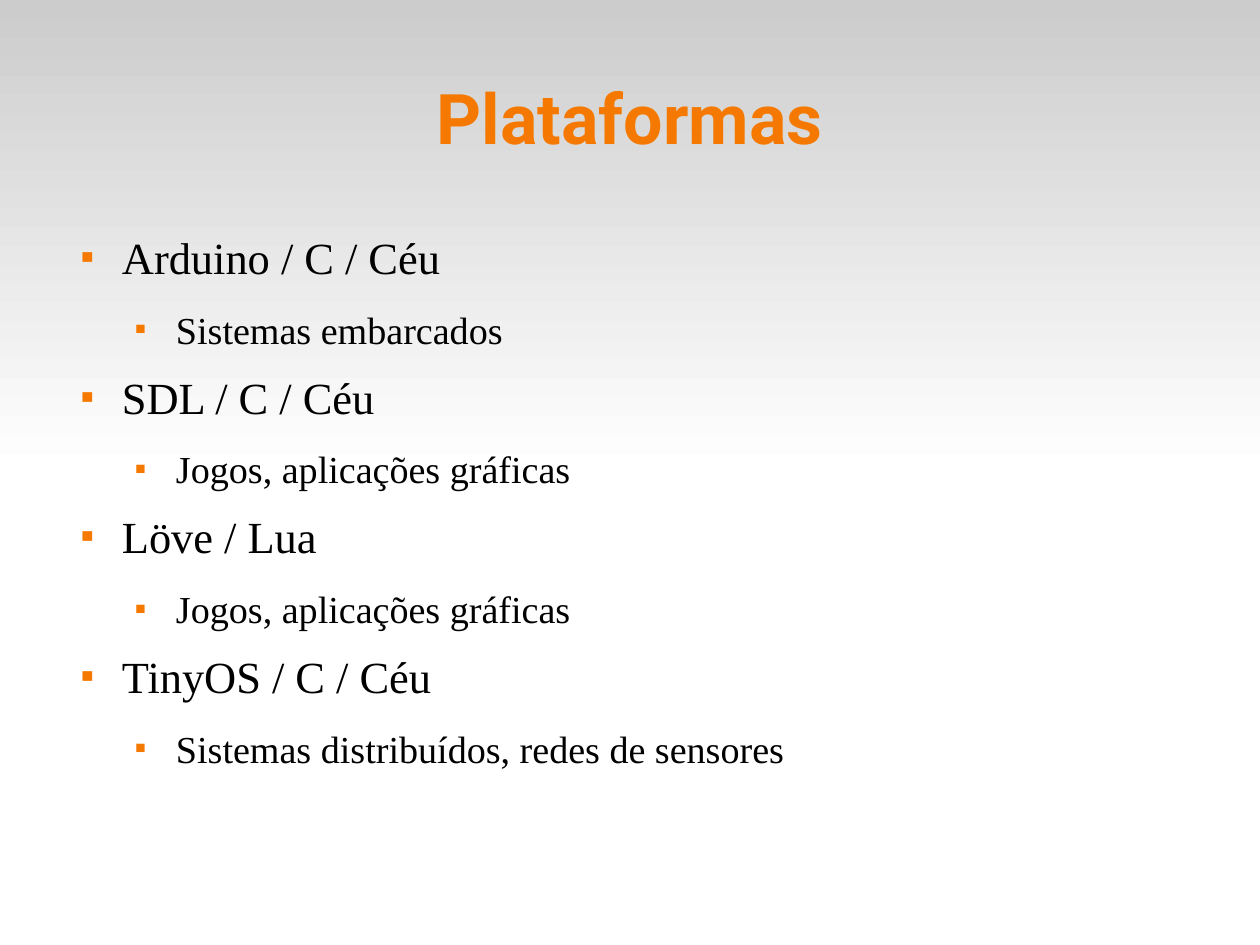
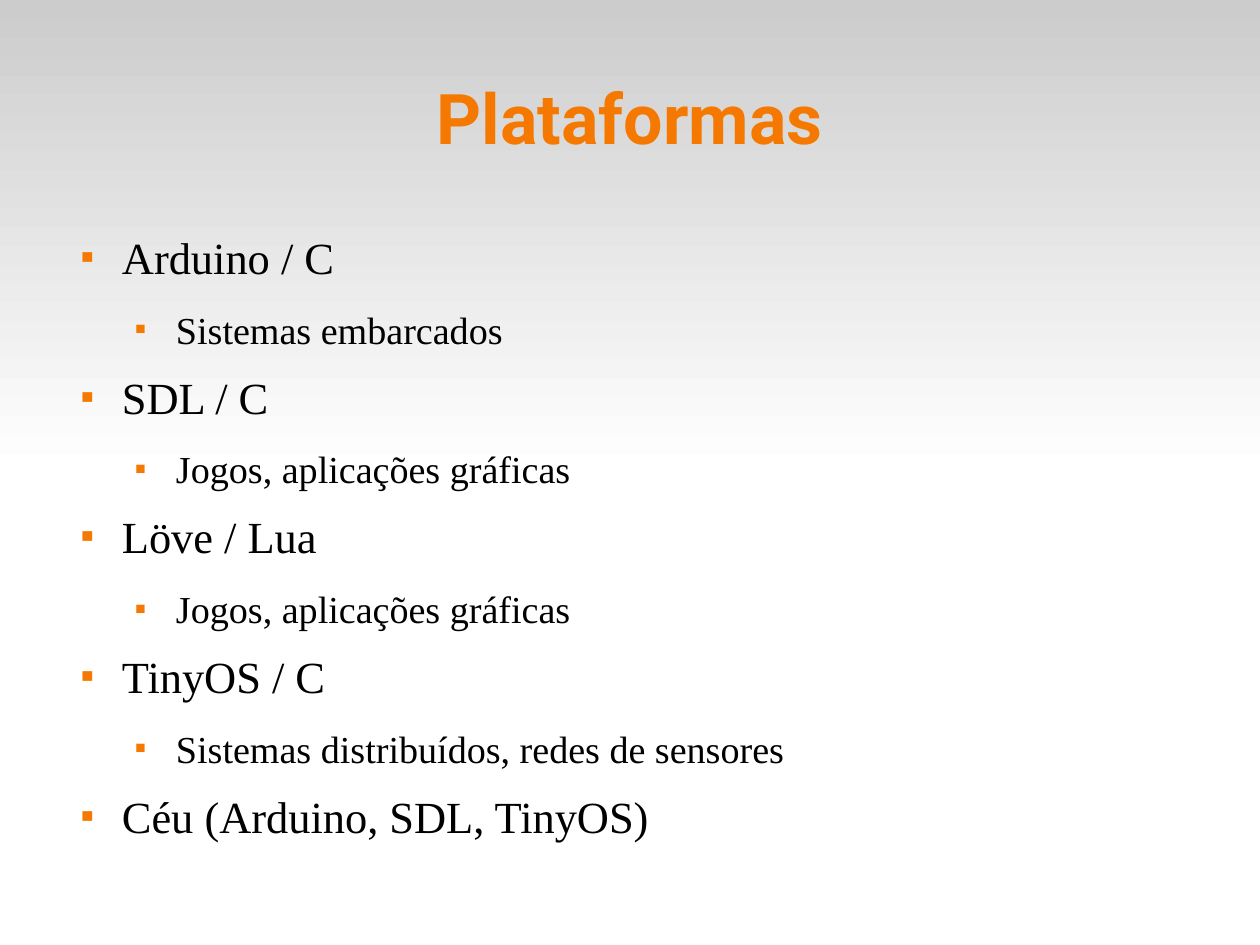
Before and after one commit to fsantanna-uerj/reativos, a slide deck: slide 5 of slides/00_intro.odp. Drawn at 1260x945 pixels with LibreOffice and Linux fonts; fonts in the diff are those of the drawing. Boxes give left, top, right and bottom in pixels: in the first picture for what was removed or moved away, otherwise in the second. Text is boxed around its words. In the diff, an @@ line names an element or a change of style, - is before the commit and + after.

```diff
--- a/slides/00_intro.odp
+++ b/slides/00_intro.odp
@@ text at box(122, 243, 334, 275): text changed @@
-■ Arduino / C / Céu
+■ Arduino / C
@@ text at box(122, 384, 325, 694): text changed @@
-■ SDL / C / Céu
+■ SDL / C
@@ text at box(122, 662, 432, 702): text changed @@
-■ TinyOS / C / Céu
+■ TinyOS / C
@@ text at box(122, 802, 649, 841): paragraph added @@
+■ Céu (Arduino, SDL, TinyOS)
```
Also in this commit, not shown: 2 other slides changed, 3 other files.
